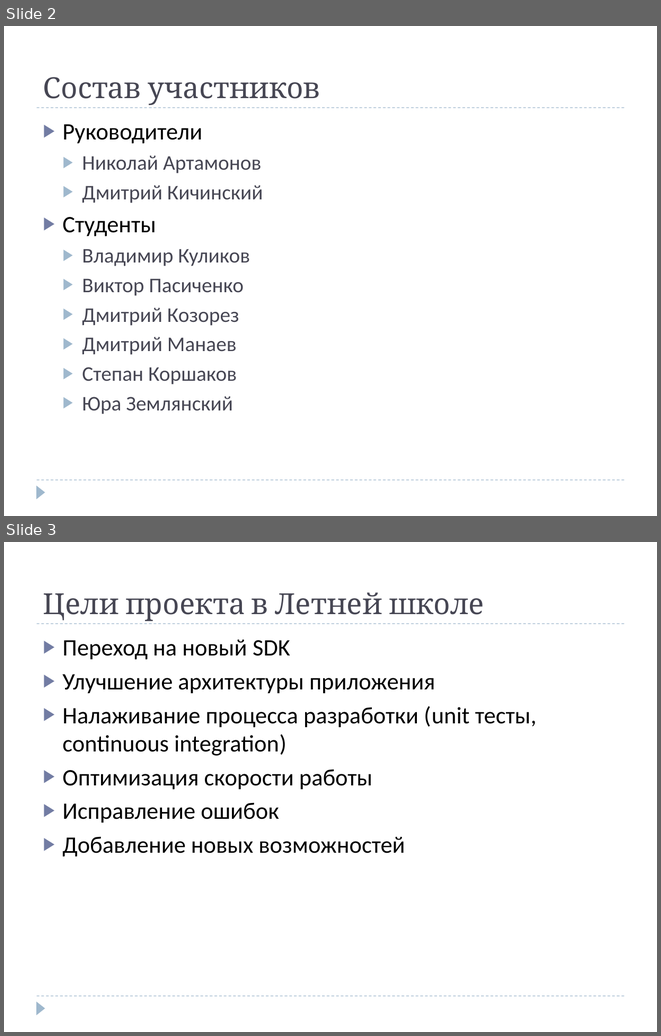
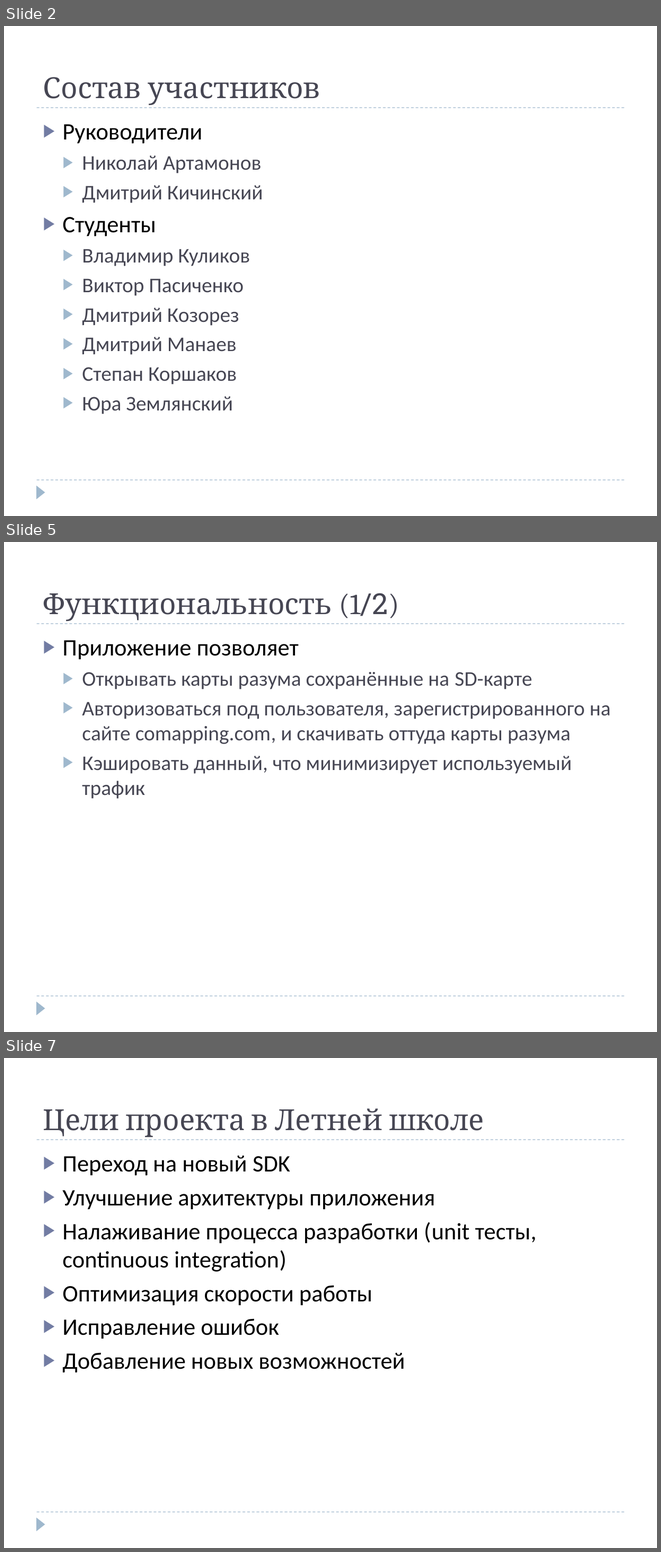
Before and after one commit to dmitry-lt/android-comapping, a slide deck: docs/promo files/presentation/Android Comapping Summer School.ppt. Shown one above the other, each under a label of ours: slides 2 and 3 before the commit, slides 2, 5 and 7 after it; the slides between them are not shown. The pictures are 661x1036 and 661x1552 pixels, drawn with LibreOffice and Linux fonts; fonts in the diff are those of the drawing. Boxes give left, top, right and bottom in pixels: in the first picture for what was removed or moved away, otherwise in the second. Text is boxed around its words. In the diff, an @@ line names an element or a change of style, - is before the commit and + after.

Commit message:
Update presentation/Android Comapping Summer School.ppt

```diff
--- a/docs/promo files/presentation/Android Comapping Summer School.ppt
+++ b/docs/promo files/presentation/Android Comapping Summer School.ppt
@@ slide 5 added at [4,542,657,1032], background #FFFFFF; not listed: 3 template elements that a slide beside it also shows @@
@@ title added at [43,593,399,621], 32 pt, text #464653 @@
+Функциональность (1/2)
@@ text added at [62,640,611,799], 23 pt, text #464653 @@
+▶ Приложение позволяет
+  ▶ Открывать карты разума сохранённые на SD-карте
+  ▶ Авторизоваться под пользователя, зарегистрированного на сайте comapping.com, и скачивать оттуда карты разума
+  ▶ Кэшировать данный, что минимизирует используемый трафик
@@ what was slide 3 is now slide 7 @@
```
Also in this commit, not shown: 1 slide changed, 3 other slides added.
